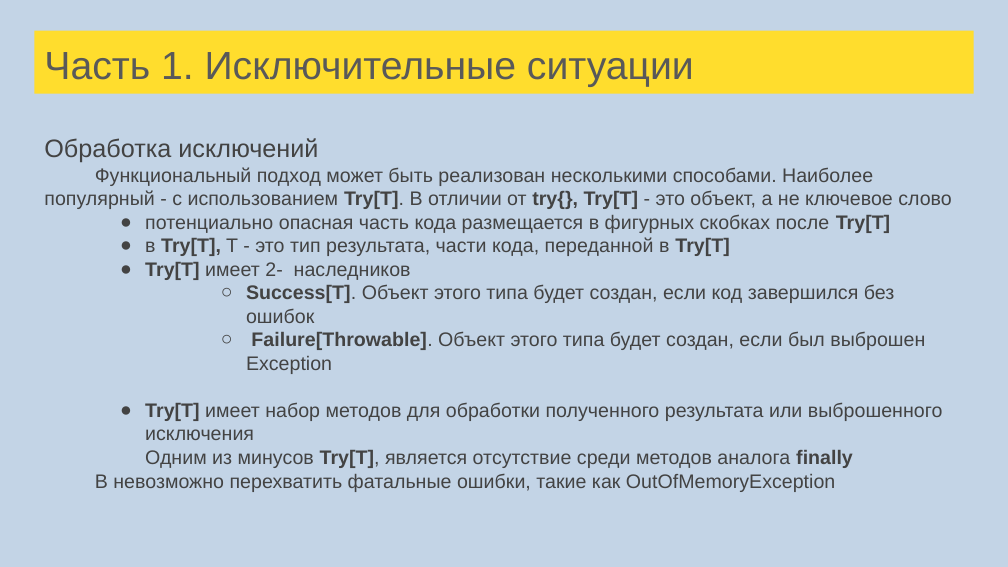
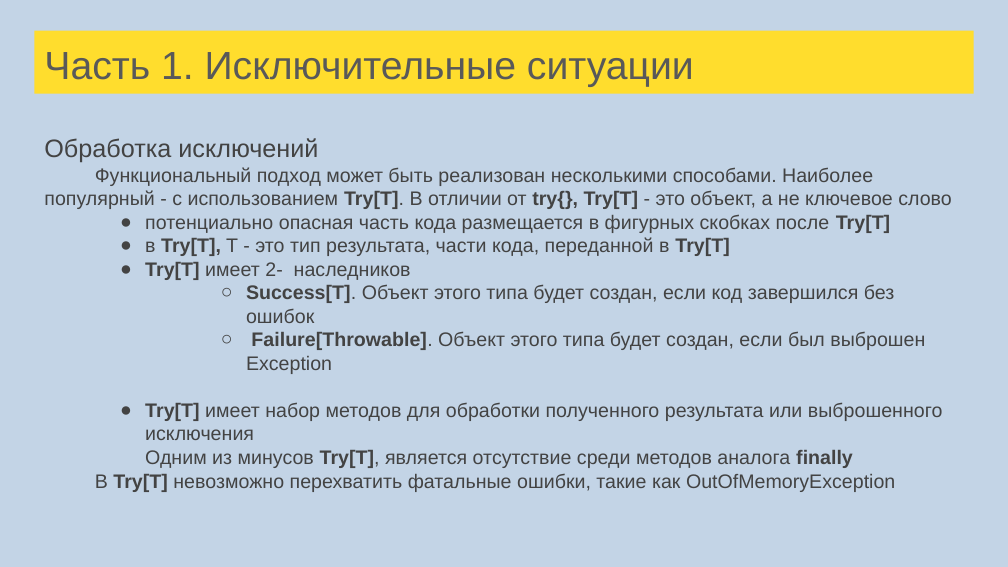
Before and after one commit to tralfamadore/ScalaLectures, a slide deck: slide 86 of src/main/resources/Лекции Scala для FinTech.pptx (slide 70 before the commit). Drawn at 1008x567 pixels with LibreOffice and Linux fonts; fonts in the diff are those of the drawing. Boxes give left, top, right and bottom in pixels: in the first picture for what was removed or moved away, otherwise in the second. Text is boxed around its words. In the diff, an @@ line names an element or a change of style, - is before the commit and + after.

```diff
--- a/src/main/resources/Лекции Scala для FinTech.pptx
+++ b/src/main/resources/Лекции Scala для FinTech.pptx
@@ text at bbox=[95, 474, 895, 492]: text changed @@
-В невозможно перехватить фатальные ошибки, такие как OutOfMemoryException
+В Try[T] невозможно перехватить фатальные ошибки, такие как OutOfMemoryException
```
Also in this commit, not shown: 17 other slides changed, 16 slides added, 2 slides removed, 1 other file.
